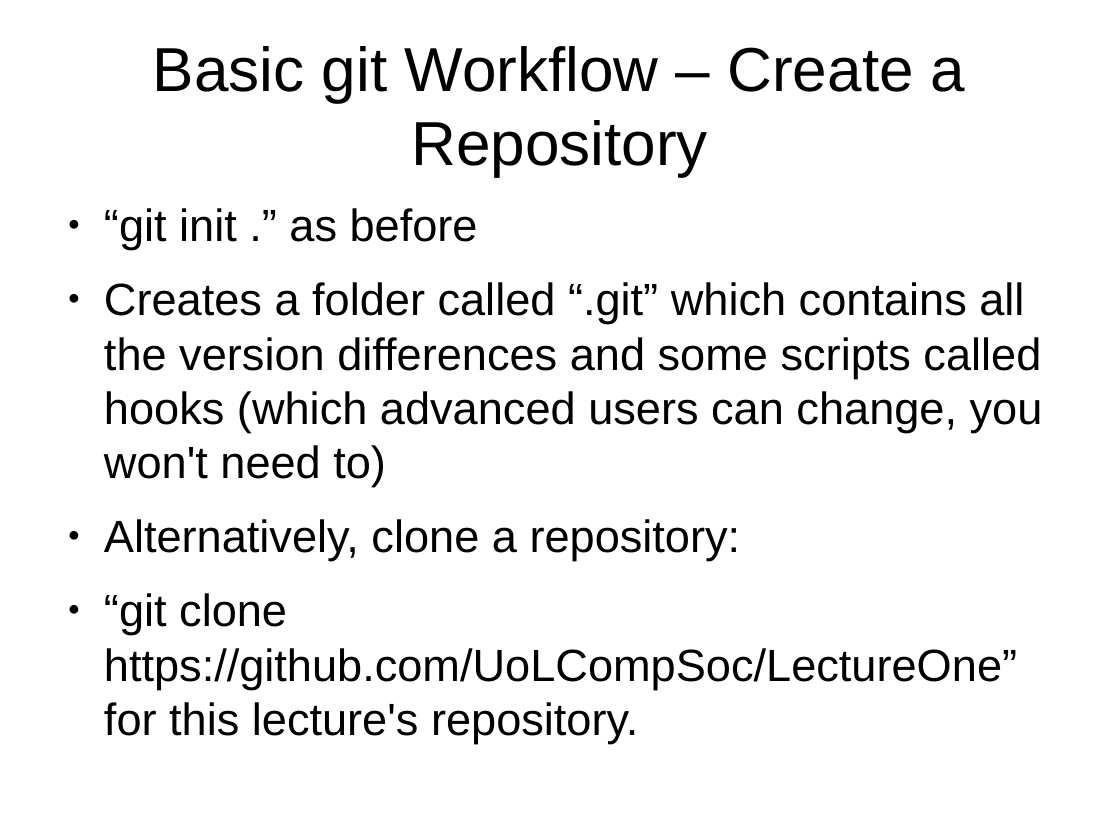
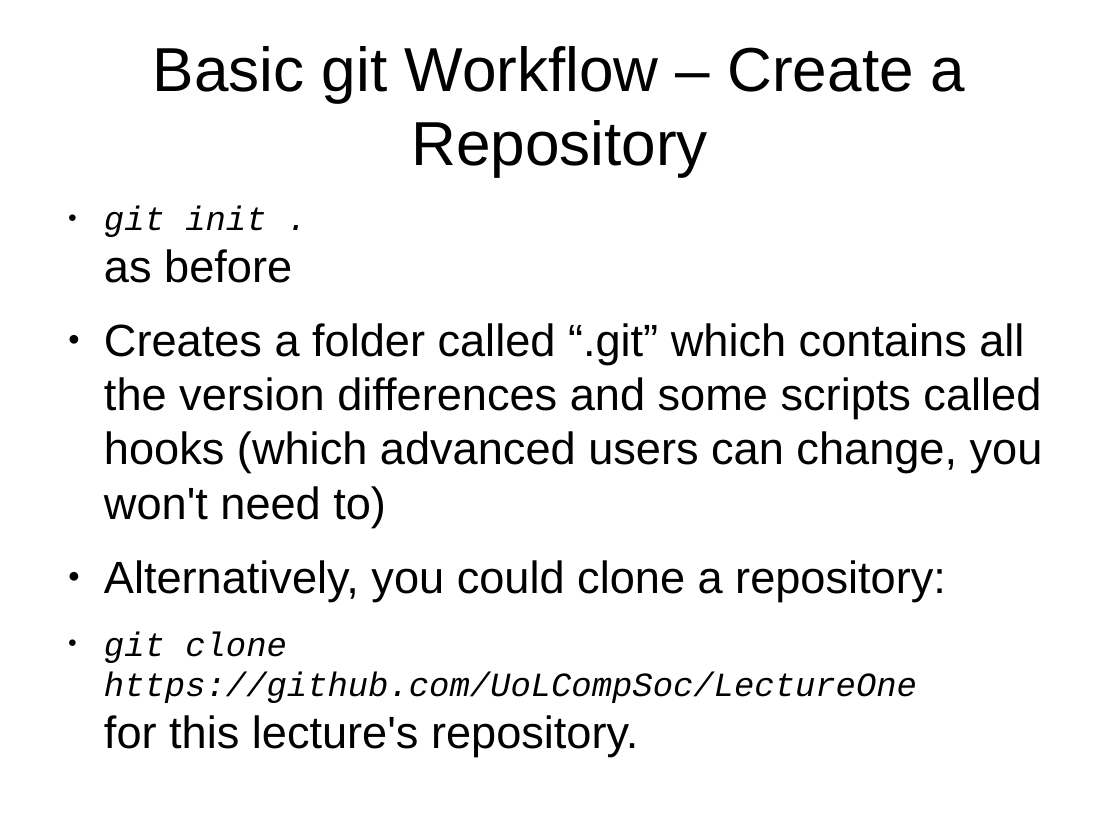
Before and after one commit to zygos/LectureOne, a slide deck: slide 5 of slides.odp. Drawn at 1120x840 pixels with LibreOffice and Linux fonts; fonts in the diff are those of the drawing. Boxes give left, top, right and bottom in pixels: in the first picture for what was removed or moved away, otherwise in the second. Text is boxed around its words. In the diff, an @@ line names an element or a change of style, - is before the commit and + after.

```diff
--- a/slides.odp
+++ b/slides.odp
@@ text at (104,205,292,283): text changed; size 32 to 24 pt; font Arial to Courier New; italic on @@
-● “git init .” as before
+● git init .
+  as before
@@ text at (104,560,946,757): text changed @@
-● Alternatively, clone a repository:
-● “git clone https://github.com/UoLCompSoc/LectureOne” for this lecture's repository.
+● Alternatively, you could clone a repository:
+● git clone https://github.com/UoLCompSoc/LectureOne
+  for this lecture's repository.
```
Also in this commit, not shown: 6 other slides changed.
